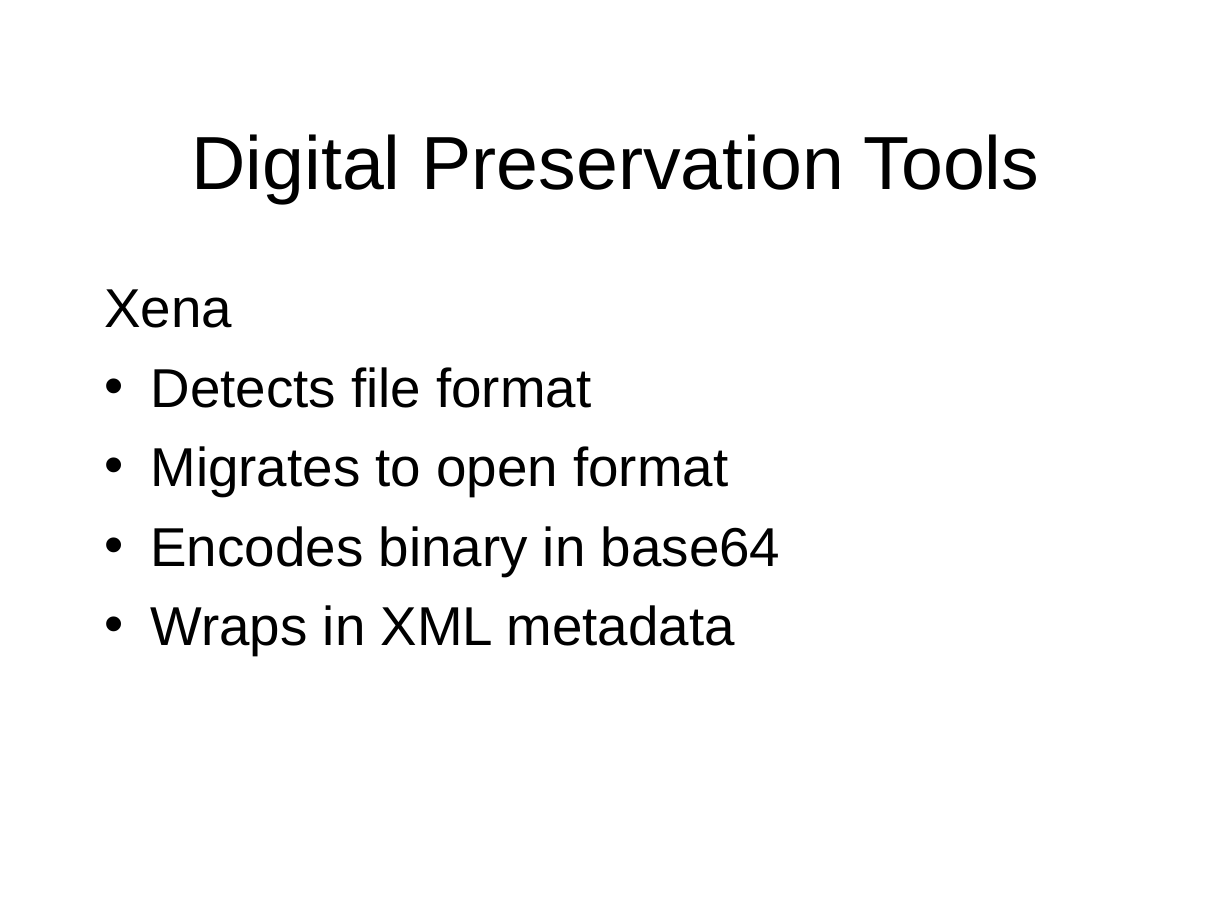
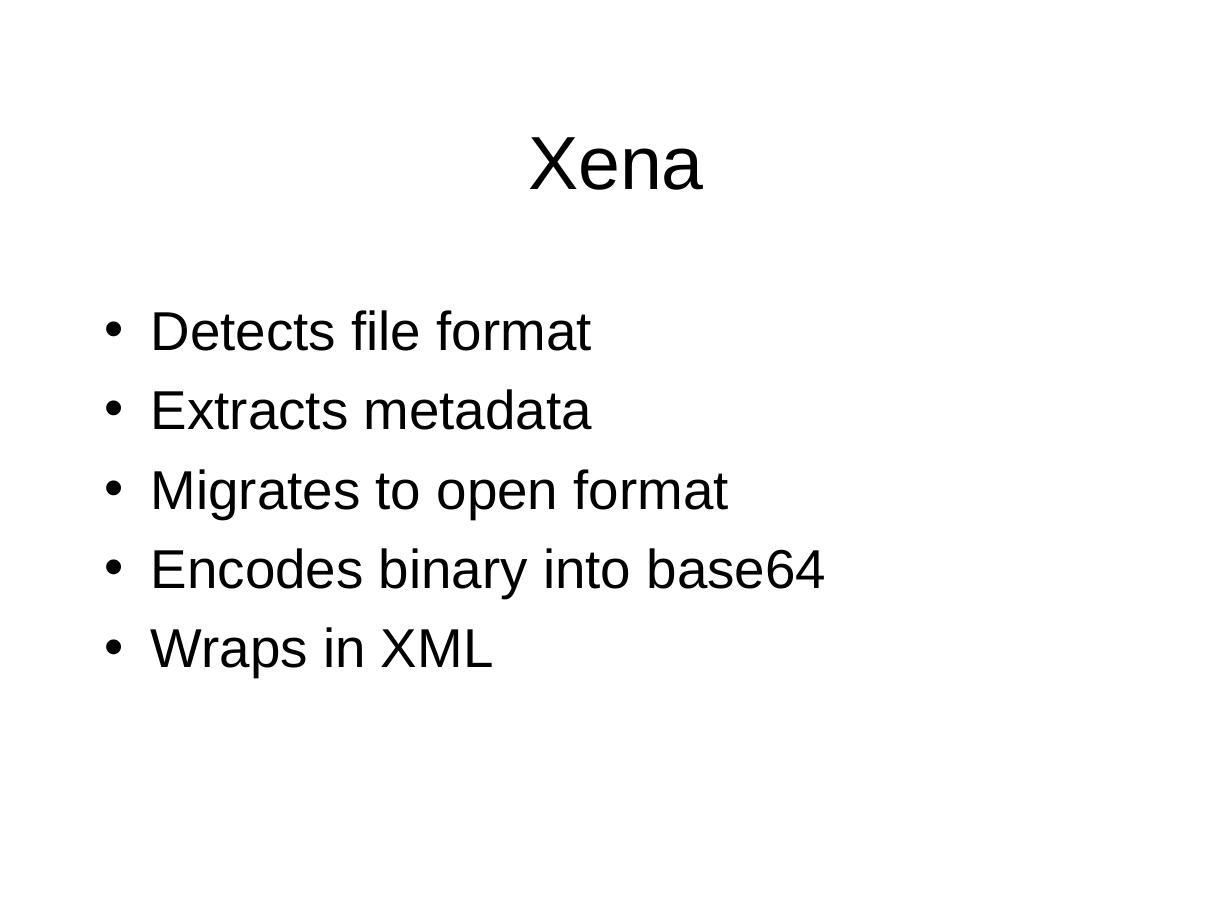
Before and after one commit to toneill/naa, a slide deck: slide 37 of doco/digital-preservation-chris-smart.odp (slide 34 before the commit). Drawn at 1232x924 pixels with LibreOffice and Linux fonts; fonts in the diff are those of the drawing; background and template pictures are left out. Boxes give left, top, right and bottom in pixels: in the first picture for what was removed or moved away, otherwise in the second. Text is boxed around its words. In the diff, an @@ line names an element or a change of style, - is before the commit and + after.

Commit message:
Updated presso to include more details on file format choice, xena features, future direction, etc.

```diff
--- a/doco/digital-preservation-chris-smart.odp
+++ b/doco/digital-preservation-chris-smart.odp
@@ title at [528,137,704,190]: text changed @@
-Digital Preservation Tools
+Xena
@@ text "Detects file format": place and size @@
-text "Detects file format" at [105,289,781,655]
+text "Detects file format" at [151,310,827,677]
@@ text at [105,289,233,328]: paragraph removed @@
-Xena
@@ text at [151,389,592,430]: paragraph added @@
+• Extracts metadata
@@ text at [151,548,827,677]: text changed @@
-• Encodes binary in base64
-• Wraps in XML metadata
+• Encodes binary into base64
+• Wraps in XML
```
Also in this commit, not shown: 8 other slides changed, 6 slides added, 1 slide removed.
